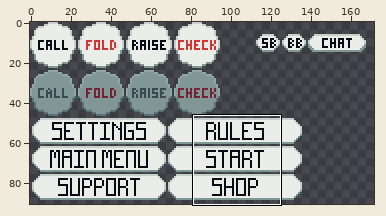
Pixel-art file, stored at aseprite_files/Master Button Sheet.aseprite. The first picture is a wide view before the edit; the outline marks the close-up.
Close-up. Old version:
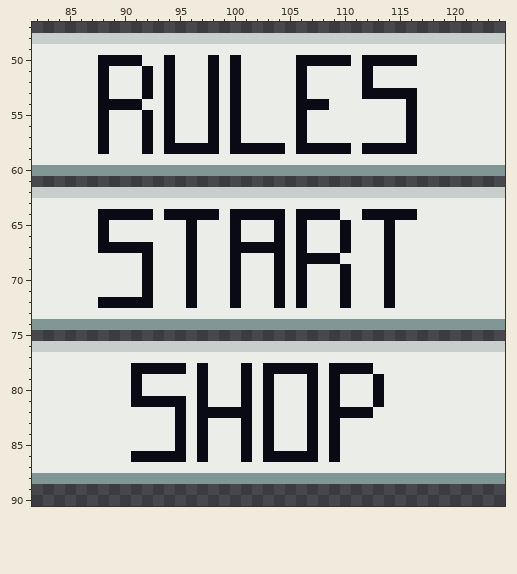
192x91 pixels, 1 frame. Shown: x 82..124, y 47..90. The wide view leaves out empty margins. The commit also changed other parts of the picture, which this record leaves out.
After the commit:
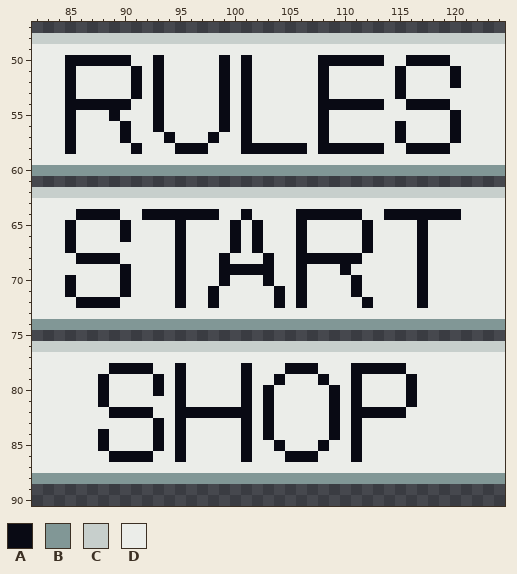
Palette (. is transparent): A #090a14  B #819796  C #c7cfcc  D #ebede9
The exact change:
layer "Buttons" now shown
--- layer "Text"
@@ x 82..124 @@
 49 DDDDDDDDDDDDDDDDDDDDDDDDDDDDDDDDDDDDDDDDDDD
-50 DDDDDDAAAADDADDDADADDDDDAAAAADAAAAADDDDDDDD
-51 DDDDDDADDDADADDDADADDDDDADDDDDADDDDDDDDDDDD
-52 DDDDDDADDDADADDDADADDDDDADDDDDADDDDDDDDDDDD
-53 DDDDDDADDDADADDDADADDDDDADDDDDAAAAADDDDDDDD
-54 DDDDDDAAAADDADDDADADDDDDAAADDDDDDDADDDDDDDD
-55 DDDDDDADDDADADDDADADDDDDADDDDDDDDDADDDDDDDD
-56 DDDDDDADDDADADDDADADDDDDADDDDDDDDDADDDDDDDD
-57 DDDDDDADDDADADDDADADDDDDADDDDDDDDDADDDDDDDD
-58 DDDDDDADDDADAAAAADAAAAADAAAAADAAAAADDDDDDDD
+50 DDDAAAAAADDADDDDDADADDDDDDAAAAAADDAAAADDDDD
+51 DDDADDDDDADADDDDDADADDDDDDADDDDDDADDDDADDDD
+52 DDDADDDDDADADDDDDADADDDDDDADDDDDDADDDDADDDD
+53 DDDADDDDDADADDDDDADADDDDDDADDDDDDADDDDDDDDD
+54 DDDAAAAAADDADDDDDADADDDDDDAAAAAADDAAAADDDDD
+55 DDDADDDADDDADDDDDADADDDDDDADDDDDDDDDDDADDDD
+56 DDDADDDDADDADDDDDADADDDDDDADDDDDDADDDDADDDD
+57 DDDADDDDADDDADDDADDADDDDDDADDDDDDADDDDADDDD
+58 DDDADDDDDADDDAAADDDAAAAAADAAAAAADDAAAADDDDD
 59 DDDDDDDDDDDDDDDDDDDDDDDDDDDDDDDDDDDDDDDDDDD
@@ x 82..124 @@
 63 DDDDDDDDDDDDDDDDDDDDDDDDDDDDDDDDDDDDDDDDDDD
-64 DDDDDDAAAAADAAAAADAAAAADAAAADDAAAAADDDDDDDD
-65 DDDDDDADDDDDDDADDDADDDADADDDADDDADDDDDDDDDD
-66 DDDDDDADDDDDDDADDDADDDADADDDADDDADDDDDDDDDD
-67 DDDDDDAAAAADDDADDDAAAAADADDDADDDADDDDDDDDDD
-68 DDDDDDDDDDADDDADDDADDDADAAAADDDDADDDDDDDDDD
-69 DDDDDDDDDDADDDADDDADDDADADDDADDDADDDDDDDDDD
-70 DDDDDDDDDDADDDADDDADDDADADDDADDDADDDDDDDDDD
-71 DDDDDDDDDDADDDADDDADDDADADDDADDDADDDDDDDDDD
-72 DDDDDDAAAAADDDADDDADDDADADDDADDDADDDDDDDDDD
+64 DDDDAAAADDAAAAAAADDADDDDAAAAAADDAAAAAAADDDD
+65 DDDADDDDADDDDADDDDADADDDADDDDDADDDDADDDDDDD
+66 DDDADDDDADDDDADDDDADADDDADDDDDADDDDADDDDDDD
+67 DDDADDDDDDDDDADDDDADADDDADDDDDADDDDADDDDDDD
+68 DDDDAAAADDDDDADDDADDDADDAAAAAADDDDDADDDDDDD
+69 DDDDDDDDADDDDADDDAAAAADDADDDADDDDDDADDDDDDD
+70 DDDADDDDADDDDADDDADDDADDADDDDADDDDDADDDDDDD
+71 DDDADDDDADDDDADDADDDDDADADDDDADDDDDADDDDDDD
+72 DDDDAAAADDDDDADDADDDDDADADDDDDADDDDADDDDDDD
 73 DDDDDDDDDDDDDDDDDDDDDDDDDDDDDDDDDDDDDDDDDDD
@@ x 82..124 @@
 77 DDDDDDDDDDDDDDDDDDDDDDDDDDDDDDDDDDDDDDDDDDD
-78 DDDDDDDDDAAAAADADDDADAAAAADAAAADDDDDDDDDDDD
-79 DDDDDDDDDADDDDDADDDADADDDADADDDADDDDDDDDDDD
-80 DDDDDDDDDADDDDDADDDADADDDADADDDADDDDDDDDDDD
-81 DDDDDDDDDAAAAADADDDADADDDADADDDADDDDDDDDDDD
-82 DDDDDDDDDDDDDADAAAAADADDDADAAAADDDDDDDDDDDD
-83 DDDDDDDDDDDDDADADDDADADDDADADDDDDDDDDDDDDDD
-84 DDDDDDDDDDDDDADADDDADADDDADADDDDDDDDDDDDDDD
-85 DDDDDDDDDDDDDADADDDADADDDADADDDDDDDDDDDDDDD
-86 DDDDDDDDDAAAAADADDDADAAAAADADDDDDDDDDDDDDDD
+78 DDDDDDDAAAADDADDDDDADDDAAADDDAAAAADDDDDDDDD
+79 DDDDDDADDDDADADDDDDADDADDDADDADDDDADDDDDDDD
+80 DDDDDDADDDDADADDDDDADADDDDDADADDDDADDDDDDDD
+81 DDDDDDADDDDDDADDDDDADADDDDDADADDDDADDDDDDDD
+82 DDDDDDDAAAADDAAAAAAADADDDDDADAAAAADDDDDDDDD
+83 DDDDDDDDDDDADADDDDDADADDDDDADADDDDDDDDDDDDD
+84 DDDDDDADDDDADADDDDDADADDDDDADADDDDDDDDDDDDD
+85 DDDDDDADDDDADADDDDDADDADDDADDADDDDDDDDDDDDD
+86 DDDDDDDAAAADDADDDDDADDDAAADDDADDDDDDDDDDDDD
 87 DDDDDDDDDDDDDDDDDDDDDDDDDDDDDDDDDDDDDDDDDDD
Pixel boxes of the changes (left, top, right, bottom) in both close-ups:
changed: (65, 55, 461, 154)
changed: (65, 209, 285, 308)
changed: (340, 209, 461, 308)
changed: (98, 363, 208, 462)
changed: (263, 363, 417, 462)
